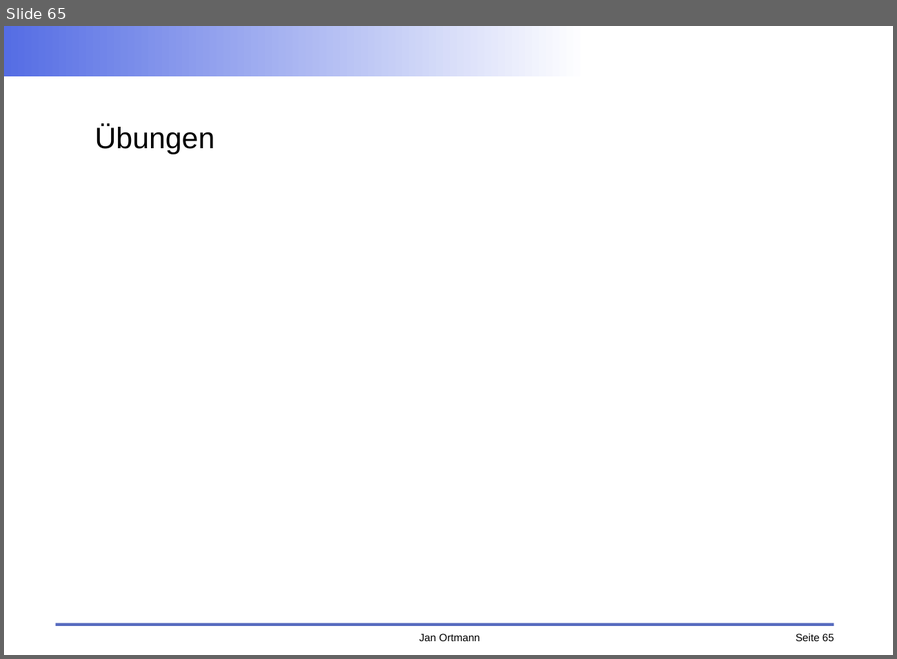
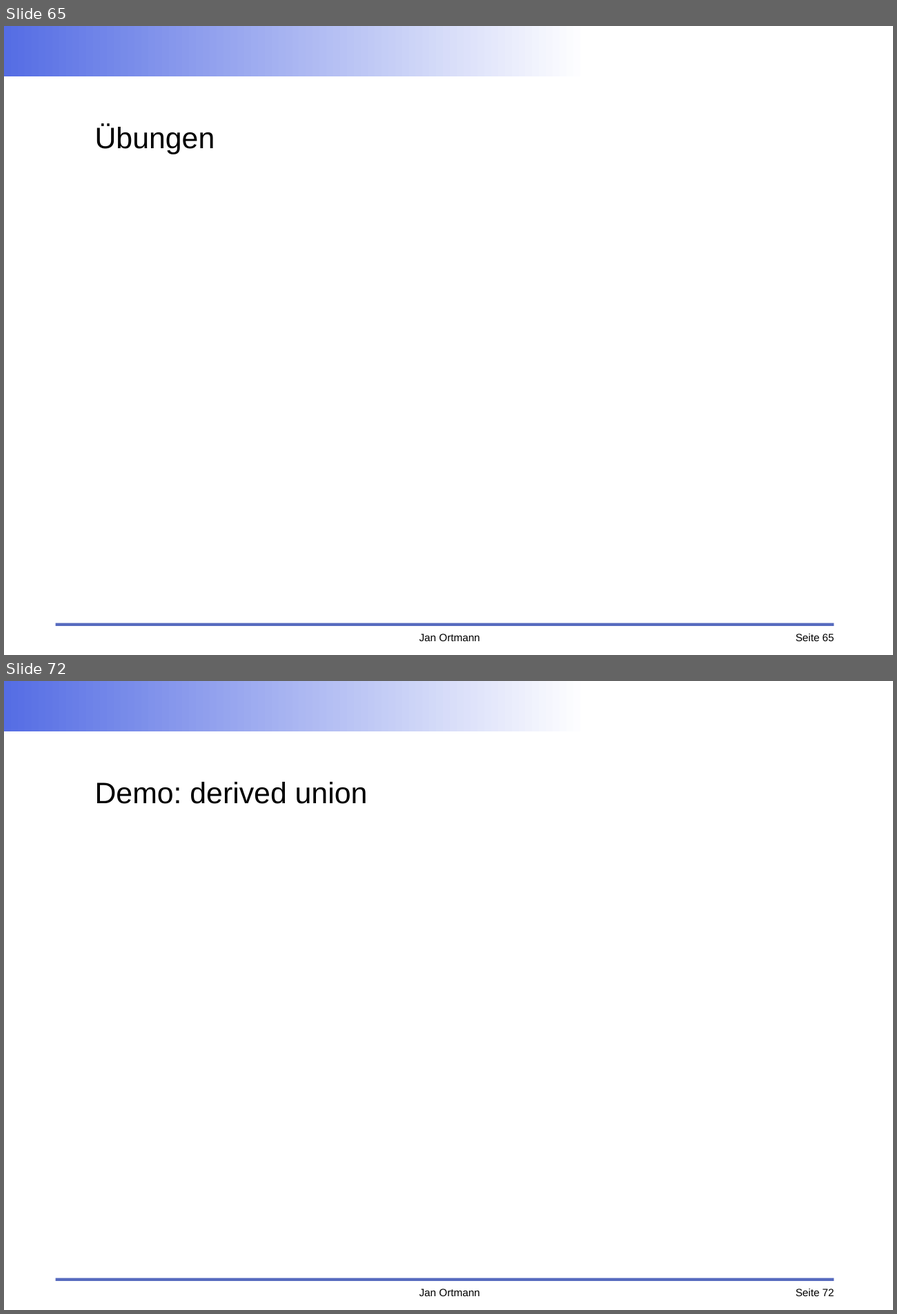
Before and after one commit to faktorips/faktorips.base, a slide deck: org.faktorips.doc/schulung/anwendungsentwicklung/FaktorIPS-Schulung.odp. Shown one above the other, each under a label of ours: slide 65 before the commit, slides 65 and 72 after it; the slides between them are not shown. The pictures are 897x659 and 897x1314 pixels, drawn with LibreOffice and Linux fonts; fonts in the diff are those of the drawing; background and template pictures are left out. Boxes give left, top, right and bottom in pixels: in the first picture for what was removed or moved away, otherwise in the second. Text is boxed around its words. In the diff, an @@ line names an element or a change of style, - is before the commit and + after.

```diff
--- a/org.faktorips.doc/schulung/anwendungsentwicklung/FaktorIPS-Schulung.odp
+++ b/org.faktorips.doc/schulung/anwendungsentwicklung/FaktorIPS-Schulung.odp
@@ slide 72 added at box(4, 681, 893, 1310), background #FFFFFF; not listed: 4 template elements that a slide beside it also shows @@
@@ title added at box(95, 782, 368, 804), 28 pt, text #000000 @@
+Demo: derived union
```
Also in this commit, not shown: 8 slides changed, 5 other slides added, 1 slide removed, 17 other files.
